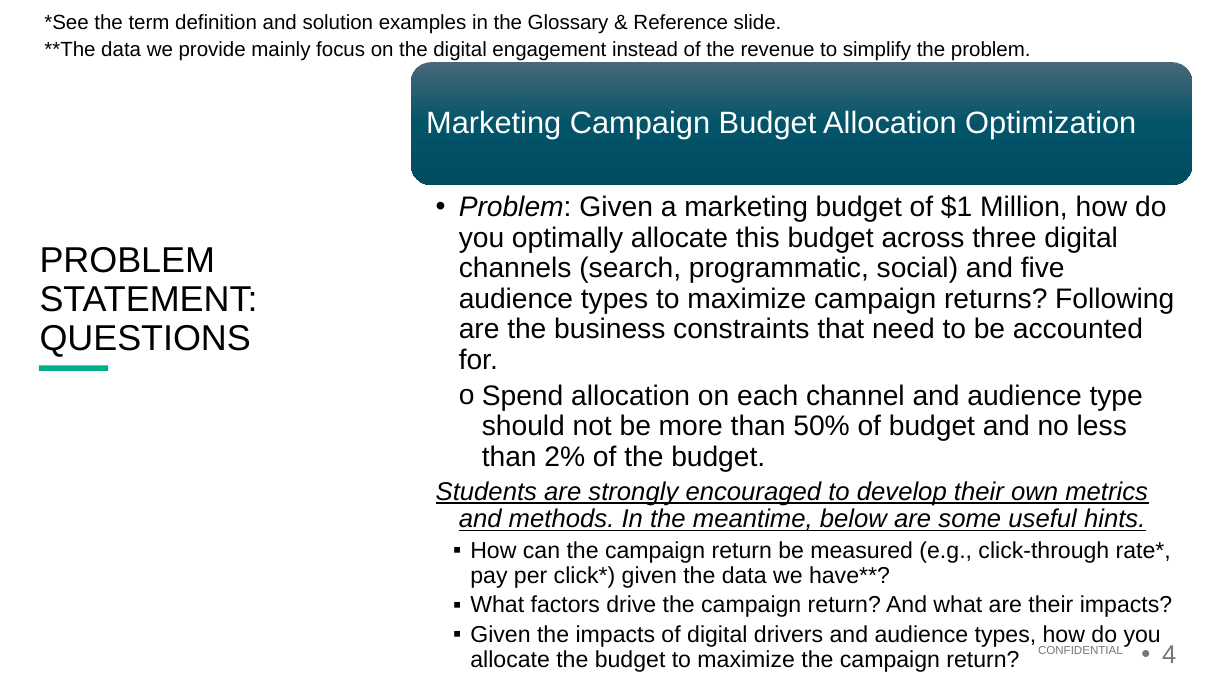
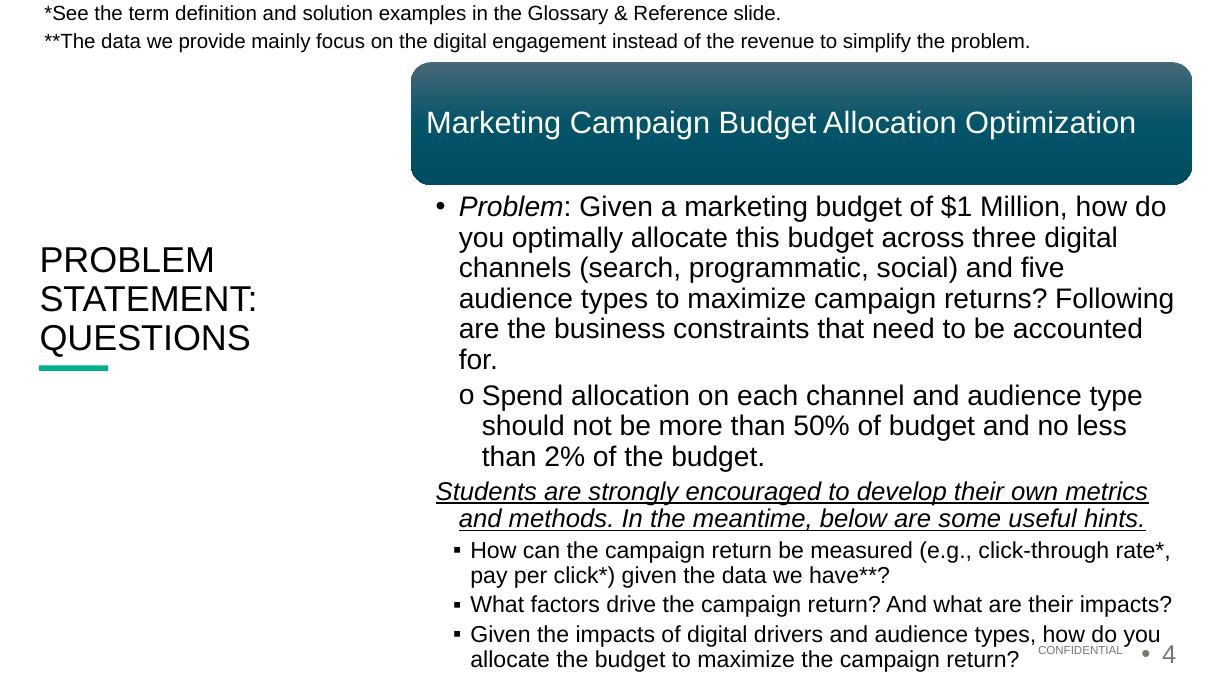
Before and after one commit to Shritej24c/optimization-genetic-algo, a slide deck: slide 4 of 0_UTA_Student_Contest_DetailsforDiscussion.pptx. Drawn at 1232x693 pixels with LibreOffice and Linux fonts; fonts in the diff are those of the drawing; background and template pictures are left out. Boxes give left, top, right and bottom in pixels: in the first picture for what was removed or moved away, otherwise in the second. Text is boxed around its words. In the diff, an @@ line names an element or a change of style, - is before the commit and + after.

```diff
--- a/0_UTA_Student_Contest_DetailsforDiscussion.pptx
+++ b/0_UTA_Student_Contest_DetailsforDiscussion.pptx
@@ text "*See the term definition and ...": place and size @@
-text "*See the term definition and ..." at box(44, 14, 1031, 61)
+text "*See the term definition and ..." at box(44, 5, 1031, 53)
```
Also in this commit, not shown: 1 other slide changed, 3 other files.
